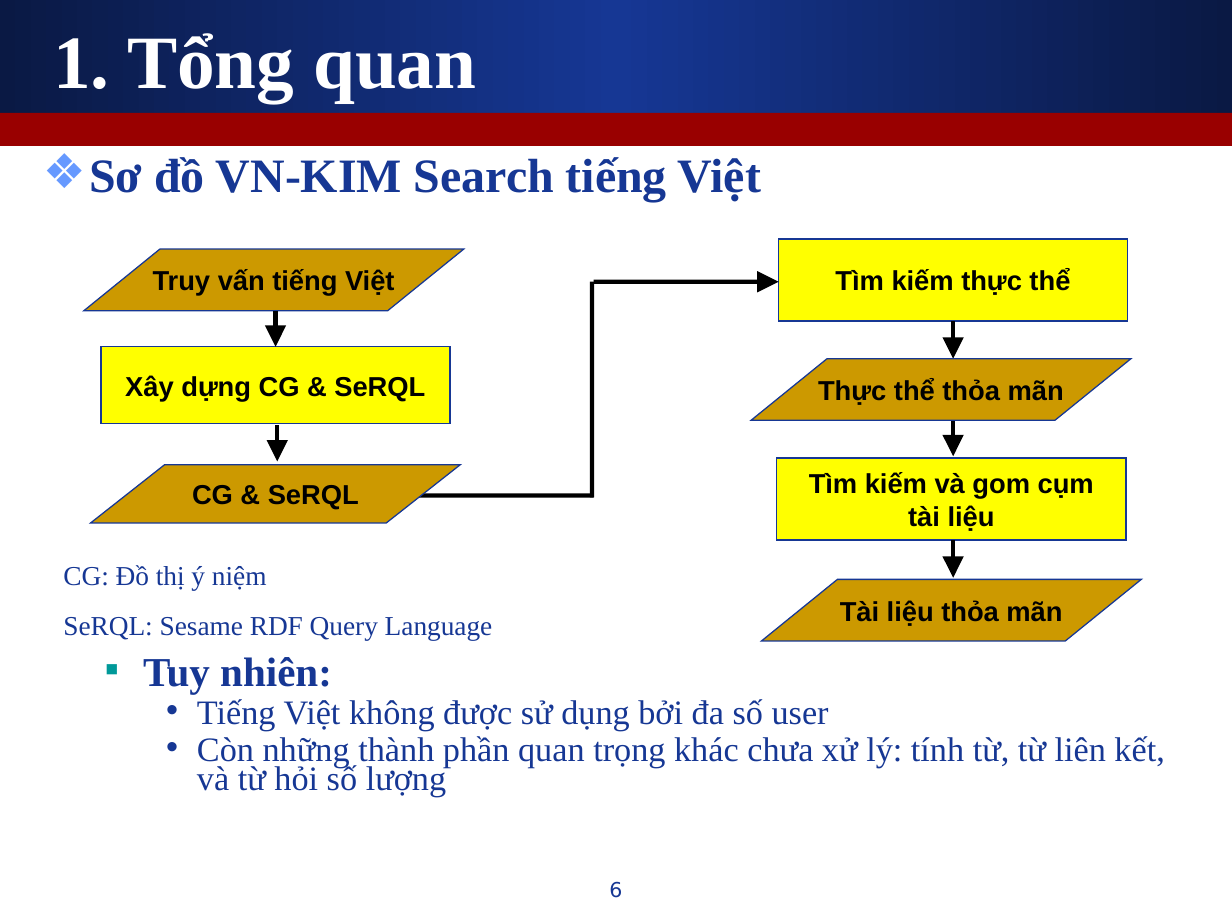
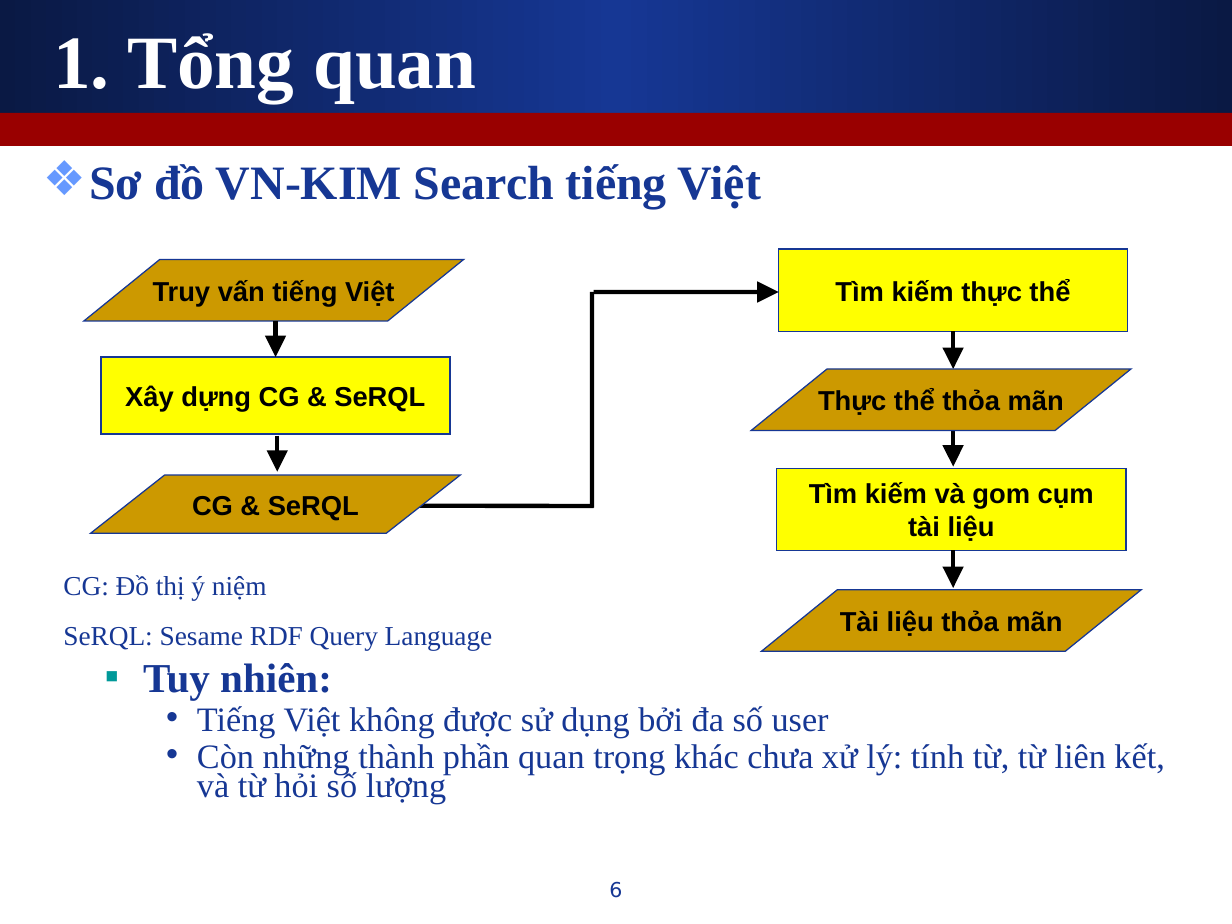
Before and after one commit to leaderwing/kt-kimres, a slide deck: slide 6 of note/Copy of [Thesis] Presentation.ppt. Drawn at 1232x924 pixels with LibreOffice and Linux fonts; fonts in the diff are those of the drawing. Boxes give left, top, right and bottom in pixels: in the first picture for what was removed or moved away, otherwise in the second. Text is boxed around its words. In the diff, an @@ line names an element or a change of style, - is before the commit and + after.

```diff
--- a/note/Copy of [Thesis] Presentation.ppt
+++ b/note/Copy of [Thesis] Presentation.ppt
@@ text "Sơ đồ VN-KIM Search tiếng ...": place and size @@
-text "Sơ đồ VN-KIM Search tiếng ..." at <box>89,157,1164,797</box>
+text "Sơ đồ VN-KIM Search tiếng ..." at <box>89,164,1164,804</box>
@@ 6 arrows, 4 flow chart input outputs, 3 rectangles, 2 lines, 1 text: place and size @@
-6 arrows, 4 flow chart input outputs, 3 rectangles, 2 lines, 1 text at <box>63,239,1141,641</box>
+6 arrows, 4 flow chart input outputs, 3 rectangles, 2 lines, 1 text at <box>63,249,1141,652</box>
```
Also in this commit, not shown: 15 other slides changed, 2 slides removed.
